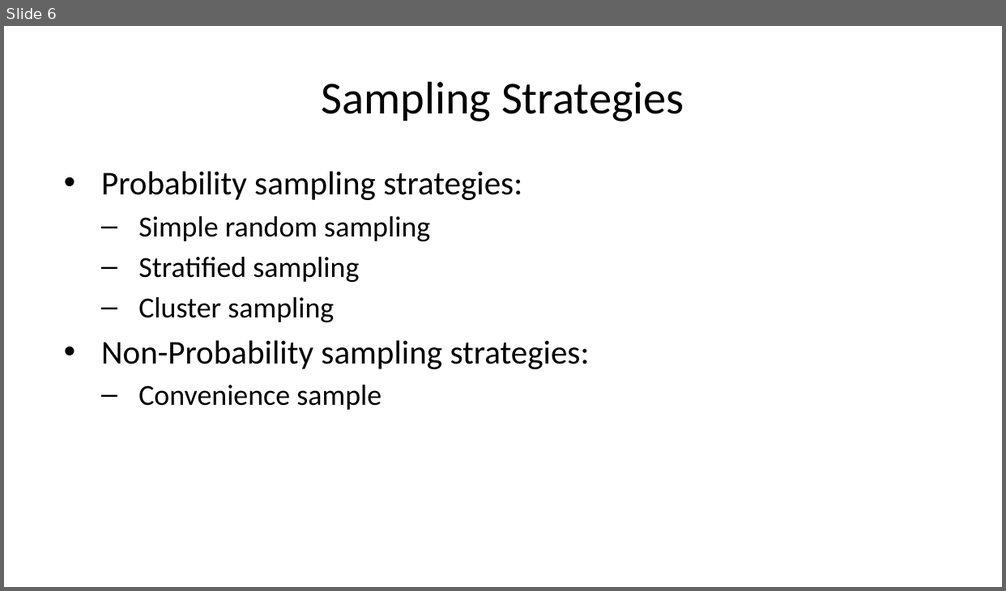
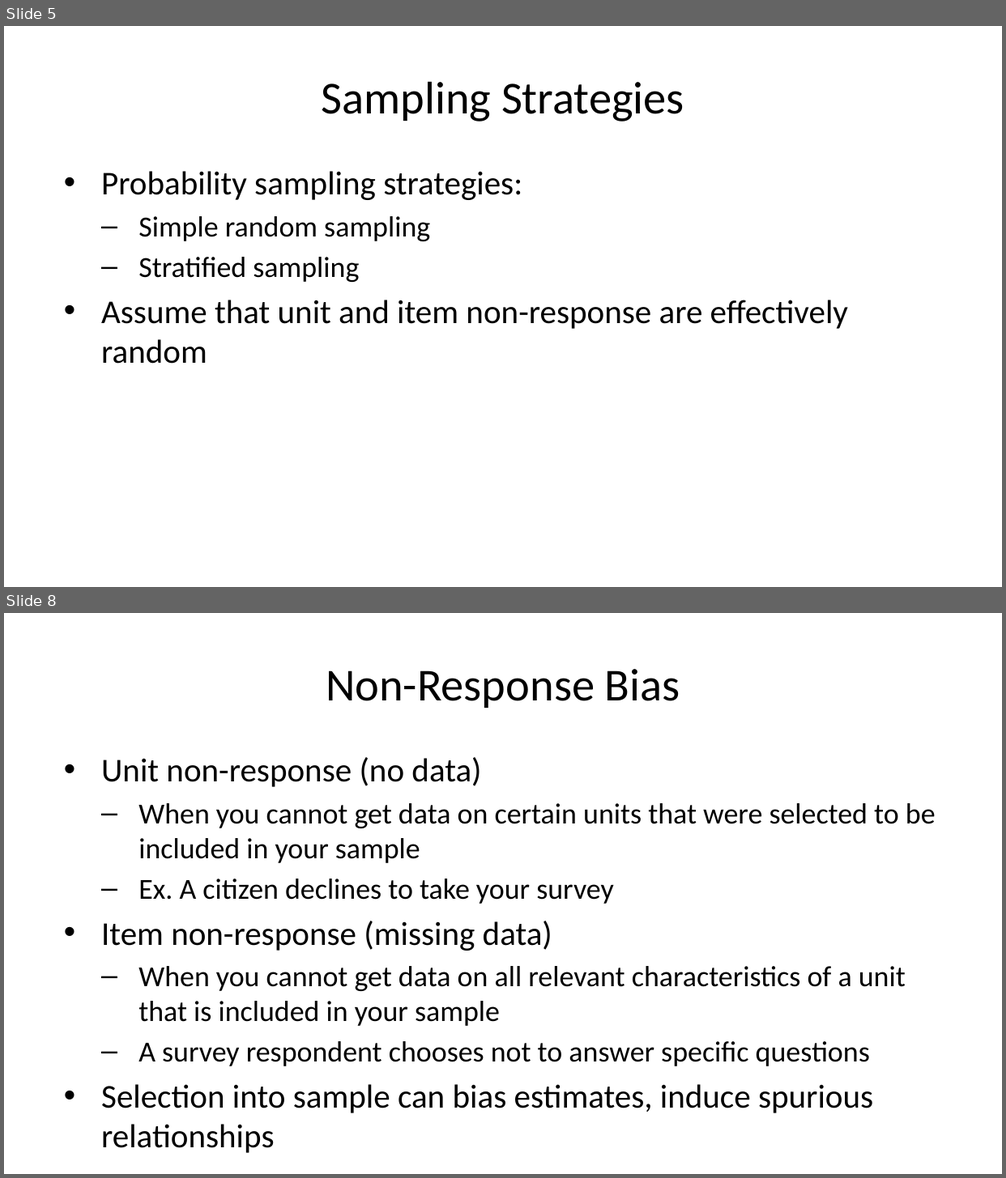
Before and after one commit to jrspringman/psci3200-globaldev, a slide deck: docs/slides/lees-sampling.pptx. Shown one above the other, each under a label of ours: slide 6 before the commit, slides 5 and 8 after it; the slides between them are not shown. The pictures are 1006x591 and 1006x1178 pixels, drawn with LibreOffice and Linux fonts; fonts in the diff are those of the drawing. Boxes give left, top, right and bottom in pixels: in the first picture for what was removed or moved away, otherwise in the second. Text is boxed around its words. In the diff, an @@ line names an element or a change of style, - is before the commit and + after.

```diff
--- a/docs/slides/lees-sampling.pptx
+++ b/docs/slides/lees-sampling.pptx
@@ slide 8 added at (x1=4, y1=613, x2=1002, y2=1174), background #FFFFFF @@
@@ title added at (x1=326, y1=669, x2=680, y2=708), 33 pt, text #000000 @@
+Non-Response Bias
@@ text added at (x1=101, y1=757, x2=936, y2=1114), 21 pt, text #000000 @@
+• Unit non-response (no data)
+  – When you cannot get data on certain units that were selected to be included in your sample
+  – Ex. A citizen declines to take your survey
+• Item non-response (missing data)
+  – When you cannot get data on all relevant characteristics of a unit that is included in your sample
+  – A survey respondent chooses not to answer specific questions
+• Selection into sample can bias estimates, induce spurious relationships
@@ what was slide 6 is now slide 5 @@
@@ slide 5 changed as well @@
@@ text at (x1=101, y1=300, x2=848, y2=364): text changed @@
-  – Cluster sampling
-• Non-Probability sampling strategies:
-  – Convenience sample
+• Assume that unit and item non-response are effectively random
```
Also in this commit, not shown: 5 other slides changed, 3 other slides added, 3 slides removed, 7 other files.
